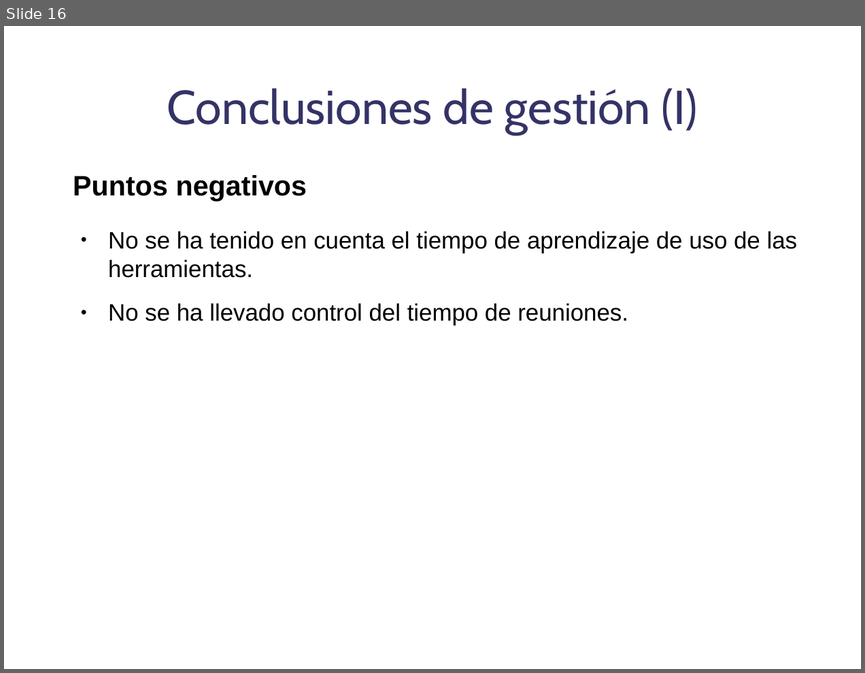
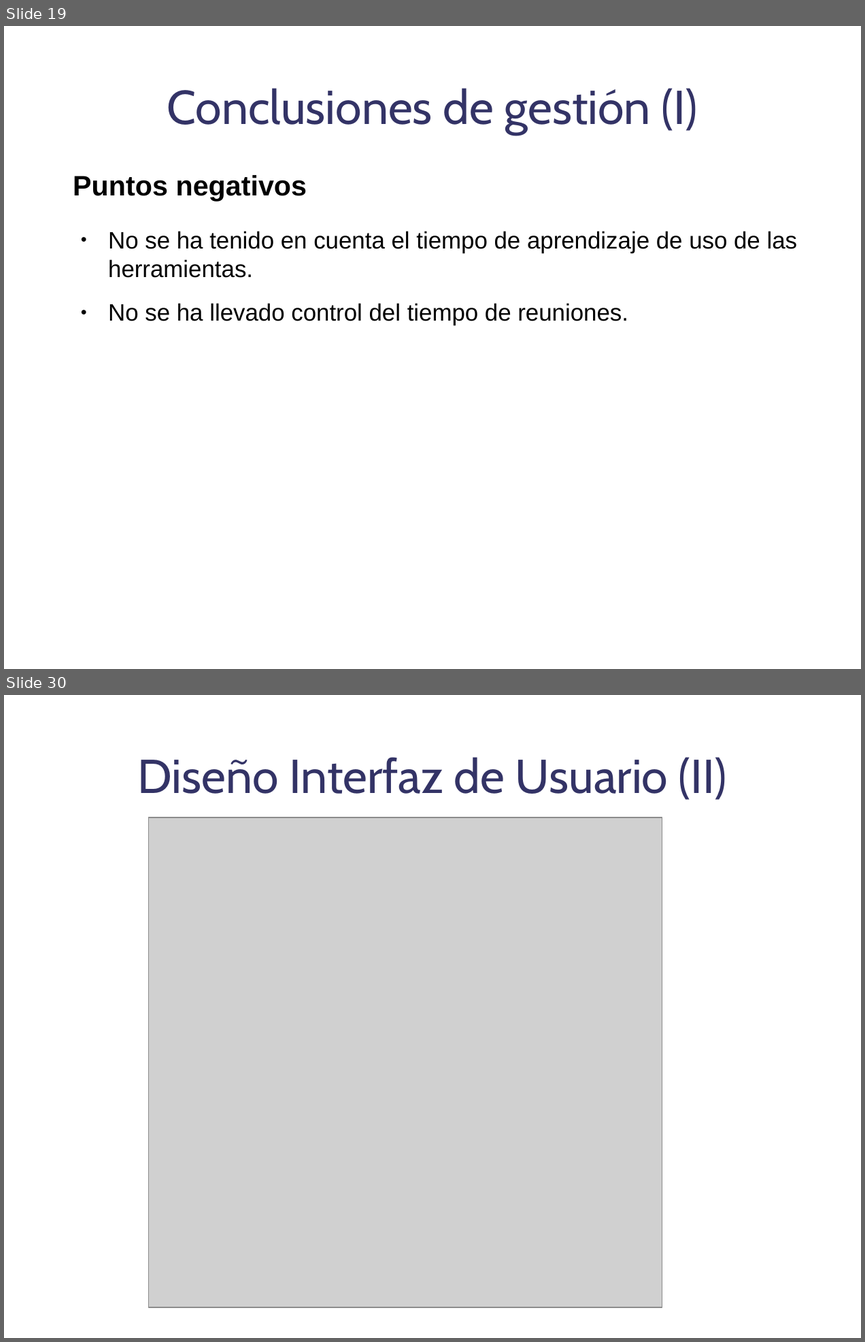
Before and after one commit to danoco78/touchteam, a slide deck: 1_iteracion/Planificación/Presentacion.odp. Shown one above the other, each under a label of ours: slide 16 before the commit, slides 19 and 30 after it; the slides between them are not shown. The pictures are 865x673 and 865x1342 pixels, drawn with LibreOffice and Linux fonts; fonts in the diff are those of the drawing; grey boxes stand for pictures; background and template pictures are left out. Boxes give left, top, right and bottom in pixels: in the first picture for what was removed or moved away, otherwise in the second. Text is boxed around its words. In the diff, an @@ line names an element or a change of style, - is before the commit and + after.

```diff
--- a/1_iteracion/Planificación/Presentacion.odp
+++ b/1_iteracion/Planificación/Presentacion.odp
@@ slide 30 added at [4, 695, 861, 1338], background picture (left out) @@
@@ title added at [138, 757, 726, 800], 44 pt, text #333366 @@
+Diseño Interfaz de Usuario (II)
@@ picture added at [149, 817, 662, 1307] @@
@@ what was slide 16 is now slide 19 @@
```
Also in this commit, not shown: 5 slides changed, 15 other slides added, 1 slide removed.
